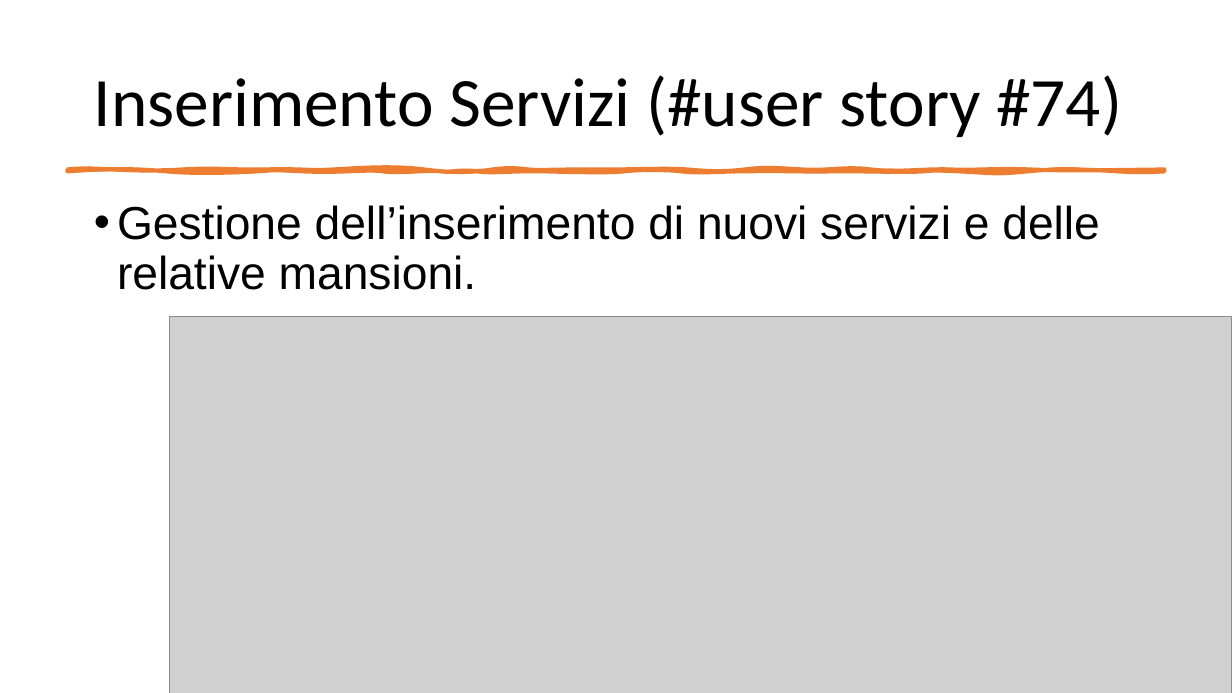
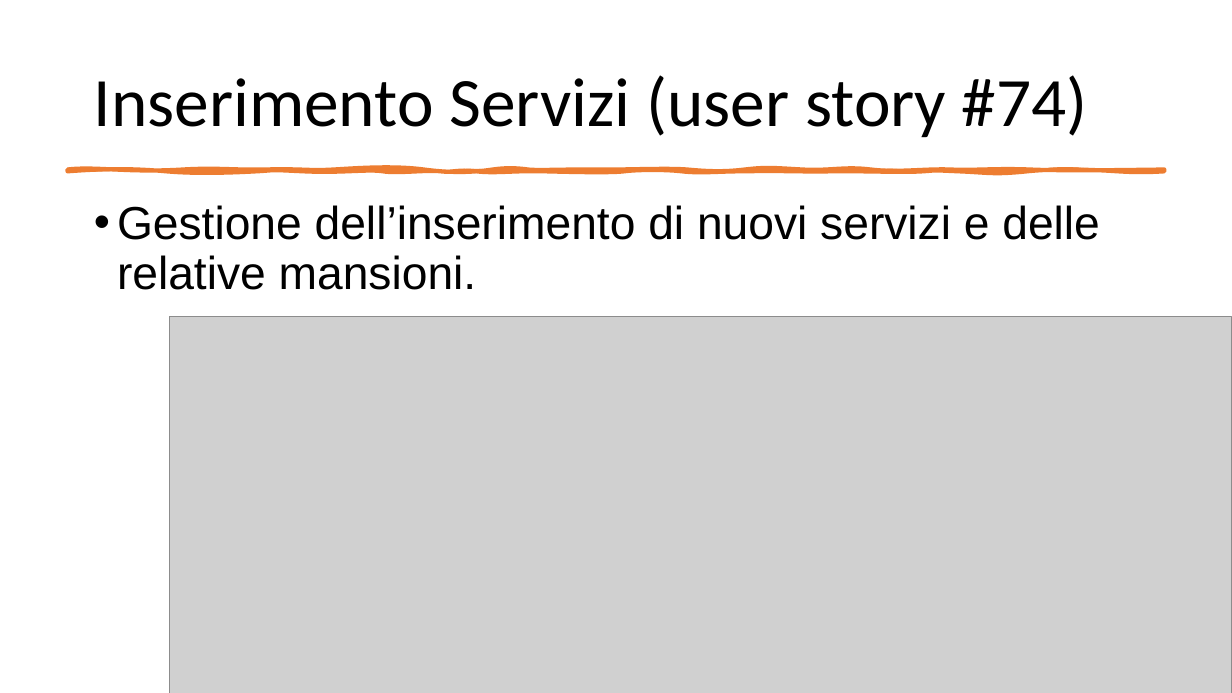
Before and after one commit to CSW-Teams/MS3-docs, a slide deck: slide 8 of Scrumtastic/Sprint4/Sprint4.pptx. Drawn at 1232x693 pixels with LibreOffice and Linux fonts; fonts in the diff are those of the drawing; grey boxes stand for pictures. Boxes give left, top, right and bottom in pixels: in the first picture for what was removed or moved away, otherwise in the second. Text is boxed around its words. In the diff, an @@ line names an element or a change of style, - is before the commit and + after.

Commit message:
Added Sprint 7 slides

```diff
--- a/Scrumtastic/Sprint4/Sprint4.pptx
+++ b/Scrumtastic/Sprint4/Sprint4.pptx
@@ title at <box>94,75,1088,138</box>: text changed @@
-Inserimento Servizi (#user story #74)
+Inserimento Servizi (user story #74)
```
Also in this commit, not shown: 3 other files.
